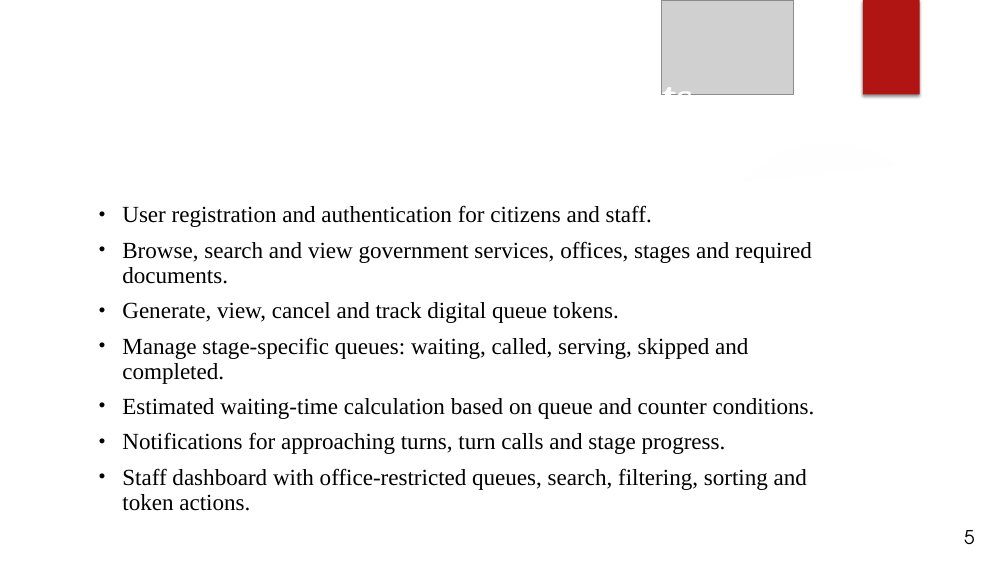
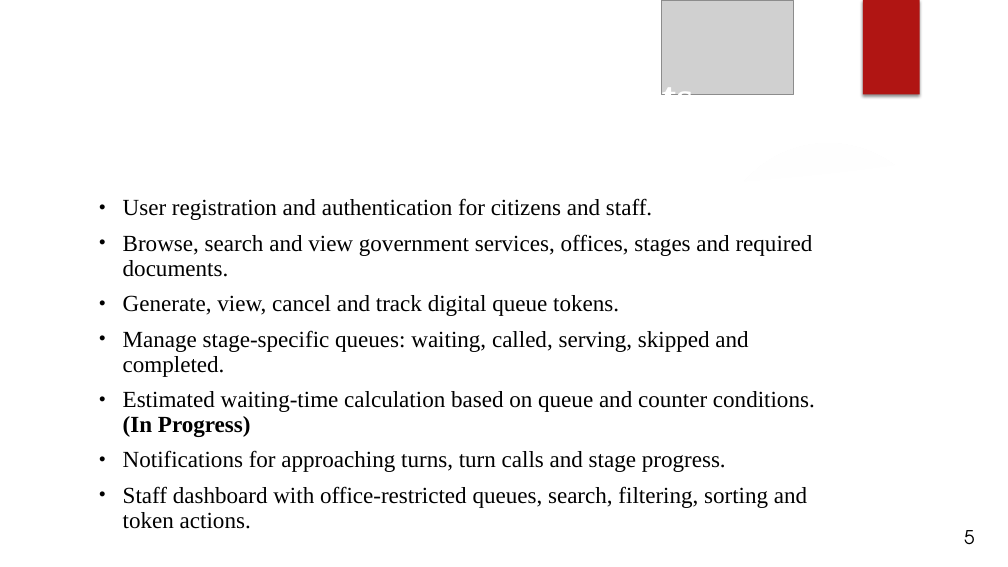
Before and after one commit to Sinmbf/College-Works, a slide deck: slide 5 of BIM_Presentation/6th Semester/IT Project/Presentation Slide/Queue and Service Flow Management (Mid defence).pptx. Drawn at 1008x567 pixels with LibreOffice and Linux fonts; fonts in the diff are those of the drawing; grey boxes stand for pictures; background and template pictures are left out. Boxes give left, top, right and bottom in pixels: in the first picture for what was removed or moved away, otherwise in the second. Text is boxed around its words. In the diff, an @@ line names an element or a change of style, - is before the commit and + after.

```diff
--- a/BIM_Presentation/6th Semester/IT Project/Presentation Slide/Queue and Service Flow Management (Mid defence).pptx
+++ b/BIM_Presentation/6th Semester/IT Project/Presentation Slide/Queue and Service Flow Management (Mid defence).pptx
@@ text "User registration and authentication for ...": place and size @@
-text "User registration and authentication for ..." at [122, 205, 815, 511]
+text "User registration and authentication for ..." at [123, 198, 815, 529]
@@ text at [123, 391, 815, 437]: text changed @@
-• Estimated waiting-time calculation based on queue and counter conditions.
+• Estimated waiting-time calculation based on queue and counter conditions. (In Progress)
```
Also in this commit, not shown: 2 other slides changed, 7 other files.
